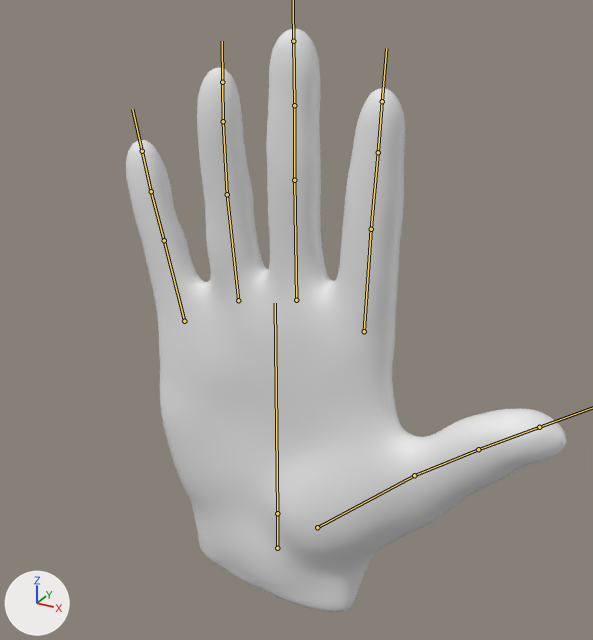
Renders of the FBX model Assets/Models/Characters/Player Hands/RightHand.fbx from each side of a commit.
Before and after are seen from a camera (50 mm lens) standing at (0.121, -0.206, 0.194) and looking at (0.019, -0.021, 0.102). The lights are fixed; the arrows at lower left show +X, +Y and +Z. The bones that bend it are drawn over the model as lines.

Objects in the first picture: 'RightHand'.
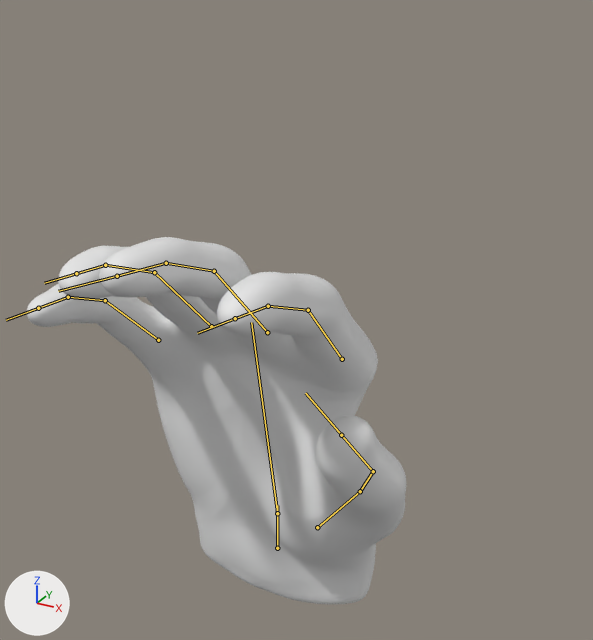
The newer file adds an action. The first version stands in its rest pose; the second is drawn at frame 1 of the action 'Armature|HalfClosed'.

Where the change shows, as pixel boxes (x1, y1, x2, y2) in the pictures (593 x 640 px):
'RightHand', posed (14% narrower, 37% shorter): before (126, 29, 566, 612); after (27, 237, 406, 604)
bone 'Thumb.Palm', root to tip: before (317, 527) to (414, 475); after (317, 527) to (360, 491)
bone 'Thumb.Base', root to tip: before (414, 475) to (478, 449); after (360, 491) to (373, 471)
bone 'Thumb.Top', root to tip: before (478, 449) to (539, 427); after (373, 471) to (341, 435)
bone 'Palm', root to tip: before (277, 513) to (275, 303); after (277, 513) to (251, 322)
bone 'Finger5.Base', root to tip: before (184, 321) to (164, 240); after (158, 340) to (105, 300)
bone 'Finger5.Mid', root to tip: before (164, 240) to (151, 191); after (105, 300) to (68, 297)
bone 'Finger5.Top', root to tip: before (151, 191) to (142, 151); after (68, 297) to (38, 308)
bone 'Finger4.Base', root to tip: before (238, 300) to (227, 194); after (211, 326) to (154, 272)
bone 'Finger4.Mid', root to tip: before (227, 194) to (223, 121); after (154, 272) to (105, 265)
bone 'Finger4.Top', root to tip: before (223, 121) to (222, 82); after (105, 265) to (76, 273)
bone 'Finger3.Base', root to tip: before (296, 300) to (294, 180); after (267, 332) to (214, 271)
bone 'Finger3.Mid', root to tip: before (294, 180) to (294, 105); after (214, 271) to (166, 263)
bone 'Finger3.Top', root to tip: before (294, 105) to (293, 41); after (166, 263) to (117, 276)
bone 'Finger2.Base', root to tip: before (364, 331) to (371, 229); after (342, 359) to (308, 310)
bone 'Finger2.Mid', root to tip: before (371, 229) to (378, 152); after (308, 310) to (268, 306)
bone 'Finger2.Top', root to tip: before (378, 152) to (382, 101); after (268, 306) to (235, 318)

The change, as a list of edits to the scene's bpy script:
```text
Change bone_thumb_palm:
    where bone_thumb_palm = bpy.data.objects['Armature'].pose.bones['Thumb.Palm']  # child of 'Root'
    bone_thumb_palm.rotation_quaternion: (1.0, 0.0, 0.0, 0.0) -> (0.967, 0.116, 0.105, -0.203)  # degrees (0, 0, 0) -> degrees (11, 14, -22)
Change bone_thumb_base:
    where bone_thumb_base = bpy.data.objects['Armature'].pose.bones['Thumb.Base']  # child of 'Thumb.Palm'
    bone_thumb_base.rotation_quaternion: (1.0, 0.0, 0.0, 0.0) -> (0.99, 0.111, 0.062, -0.063)  # degrees (0, 0, 0) -> degrees (12, 8, -6)
Change bone_thumb_top:
    where bone_thumb_top = bpy.data.objects['Armature'].pose.bones['Thumb.Top']  # child of 'Thumb.Base'
    bone_thumb_top.rotation_quaternion: (1.0, 0.0, 0.0, 0.0) -> (0.95, 0.312, 0.0, 0.0)  # degrees (0, 0, 0) -> degrees (36, 0, 0)
Change bone_palm:
    where bone_palm = bpy.data.objects['Armature'].pose.bones['Palm']  # child of 'Root'
    bone_palm.rotation_quaternion: (1.0, 0.0, 0.0, 0.0) -> (0.996, 0.088, 0.0, 0.0)  # degrees (0, 0, 0) -> degrees (10, 0, 0)
Change bone_finger5_base:
    where bone_finger5_base = bpy.data.objects['Armature'].pose.bones['Finger5.Base']  # child of 'Palm'
    bone_finger5_base.location: (0.0, 0.0, 0.0) -> (-0.0003, 0.0002, 0.0025)
    bone_finger5_base.rotation_quaternion: (1.0, 0.0, 0.0, 0.0) -> (0.956, 0.289, 0.045, -0.026)  # degrees (0, 0, 0) -> degrees (34, 6, -1)
Change bone_finger5_mid:
    where bone_finger5_mid = bpy.data.objects['Armature'].pose.bones['Finger5.Mid']  # child of 'Finger5.Base'
    bone_finger5_mid.rotation_quaternion: (1.0, 0.0, 0.0, 0.0) -> (0.977, 0.211, -0.001, -0.035)  # degrees (0, 0, 0) -> degrees (24, 1, -4)
Change bone_finger5_top:
    where bone_finger5_top = bpy.data.objects['Armature'].pose.bones['Finger5.Top']  # child of 'Finger5.Mid'
    bone_finger5_top.rotation_quaternion: (1.0, 0.0, 0.0, 0.0) -> (0.988, 0.138, -0.06, -0.01)  # degrees (0, 0, 0) -> degrees (16, -7, -2)
Change bone_finger4_base:
    where bone_finger4_base = bpy.data.objects['Armature'].pose.bones['Finger4.Base']  # child of 'Palm'
    bone_finger4_base.location: (0.0, 0.0, 0.0) -> (0.0, -0.0014, 0.0022)
    bone_finger4_base.rotation_quaternion: (1.0, 0.0, 0.0, 0.0) -> (0.959, 0.284, 0.018, -0.01)  # degrees (0, 0, 0) -> degrees (33, 2, -1)
Change bone_finger4_mid:
    where bone_finger4_mid = bpy.data.objects['Armature'].pose.bones['Finger4.Mid']  # child of 'Finger4.Base'
    bone_finger4_mid.rotation_quaternion: (1.0, 0.0, 0.0, 0.0) -> (0.978, 0.207, -0.01, -0.01)  # degrees (0, 0, 0) -> degrees (24, -1, -1)
Change bone_finger4_top:
    where bone_finger4_top = bpy.data.objects['Armature'].pose.bones['Finger4.Top']  # child of 'Finger4.Mid'
    bone_finger4_top.rotation_quaternion: (1.0, 0.0, 0.0, 0.0) -> (0.991, 0.133, -0.03, 0.013)  # degrees (0, 0, 0) -> degrees (15, -4, 1)
Change bone_finger3_base:
    where bone_finger3_base = bpy.data.objects['Armature'].pose.bones['Finger3.Base']  # child of 'Palm'
    bone_finger3_base.location: (0.0, 0.0, 0.0) -> (0.0, -0.002, 0.0035)
    bone_finger3_base.rotation_quaternion: (1.0, 0.0, 0.0, 0.0) -> (0.959, 0.283, 0.003, -0.002)  # degrees (0, 0, 0) -> degrees (33, 0, 0)
Change bone_finger3_mid:
    where bone_finger3_mid = bpy.data.objects['Armature'].pose.bones['Finger3.Mid']  # child of 'Finger3.Base'
    bone_finger3_mid.rotation_quaternion: (1.0, 0.0, 0.0, 0.0) -> (0.978, 0.207, -0.003, -0.002)  # degrees (0, 0, 0) -> degrees (24, 0, 0)
Change bone_finger3_top:
    where bone_finger3_top = bpy.data.objects['Armature'].pose.bones['Finger3.Top']  # child of 'Finger3.Mid'
    bone_finger3_top.rotation_quaternion: (1.0, 0.0, 0.0, 0.0) -> (0.991, 0.13, 0.0, 0.001)  # degrees (0, 0, 0) -> degrees (15, 0, 0)
Change bone_finger2_base:
    where bone_finger2_base = bpy.data.objects['Armature'].pose.bones['Finger2.Base']  # child of 'Palm'
    bone_finger2_base.location: (0.0, 0.0, 0.0) -> (0.0, -0.0012, 0.0016)
    bone_finger2_base.rotation_quaternion: (1.0, 0.0, 0.0, 0.0) -> (0.959, 0.283, -0.006, 0.003)  # degrees (0, 0, 0) -> degrees (33, -1, 0)
Change bone_finger2_mid:
    where bone_finger2_mid = bpy.data.objects['Armature'].pose.bones['Finger2.Mid']  # child of 'Finger2.Base'
    bone_finger2_mid.rotation_quaternion: (1.0, 0.0, 0.0, 0.0) -> (0.978, 0.207, -0.003, 0.006)  # degrees (0, 0, 0) -> degrees (24, -1, 1)
Change bone_finger2_top:
    where bone_finger2_top = bpy.data.objects['Armature'].pose.bones['Finger2.Top']  # child of 'Finger2.Mid'
    bone_finger2_top.rotation_quaternion: (1.0, 0.0, 0.0, 0.0) -> (0.991, 0.131, 0.009, 0.007)  # degrees (0, 0, 0) -> degrees (15, 1, 1)
```
